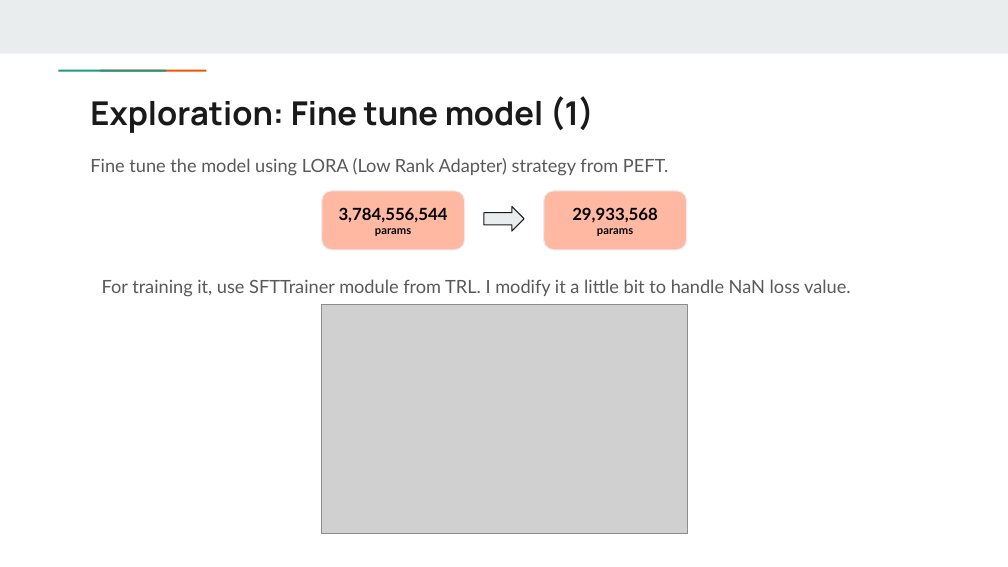
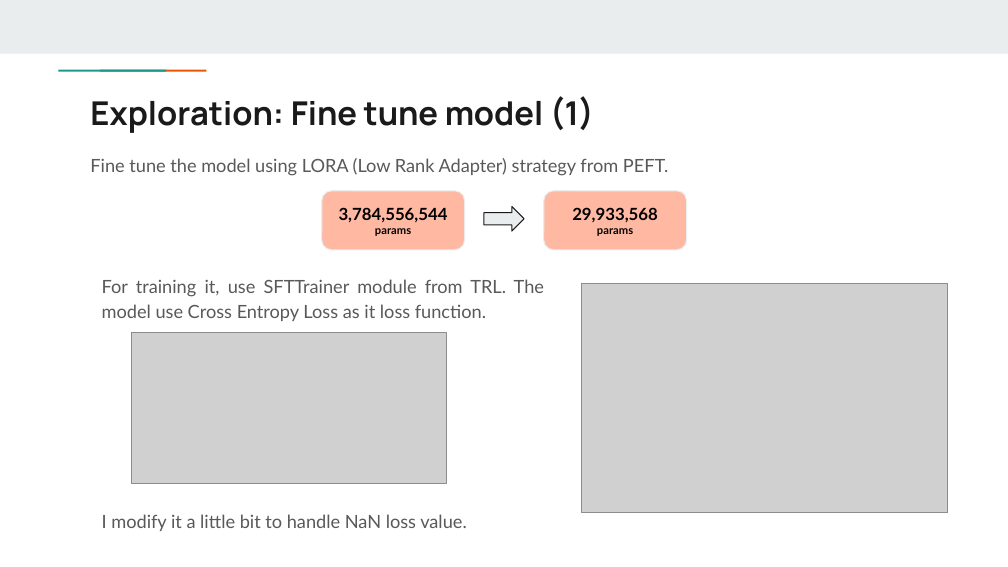
Before and after one commit to cacayoww/receipt-vlm, a slide deck: slide 12 of Cloud-based Exploration on the Hugging Face platform for Receipt Extraction Task.pptx. Drawn at 1008x567 pixels with LibreOffice and Linux fonts; fonts in the diff are those of the drawing; grey boxes stand for pictures. Boxes give left, top, right and bottom in pixels: in the first picture for what was removed or moved away, otherwise in the second. Text is boxed around its words. In the diff, an @@ line names an element or a change of style, - is before the commit and + after.

```diff
--- a/Cloud-based Exploration on the Hugging Face platform for Receipt Extraction Task.pptx
+++ b/Cloud-based Exploration on the Hugging Face platform for Receipt Extraction Task.pptx
@@ text at box(102, 279, 544, 531): text changed @@
-For training it, use SFTTrainer module from TRL. I modify it a little bit to handle NaN loss value.
+For training it, use SFTTrainer module from TRL. The model use Cross Entropy Loss as it loss function.
+I modify it a little bit to handle NaN loss value.
@@ picture: place and size @@
-picture at box(322, 304, 687, 533)
+picture at box(582, 283, 948, 512)
@@ picture added at box(131, 333, 446, 483) @@
```
Also in this commit, not shown: 2 other slides changed, 3 slides added, 1 slide removed, 3 other files.
